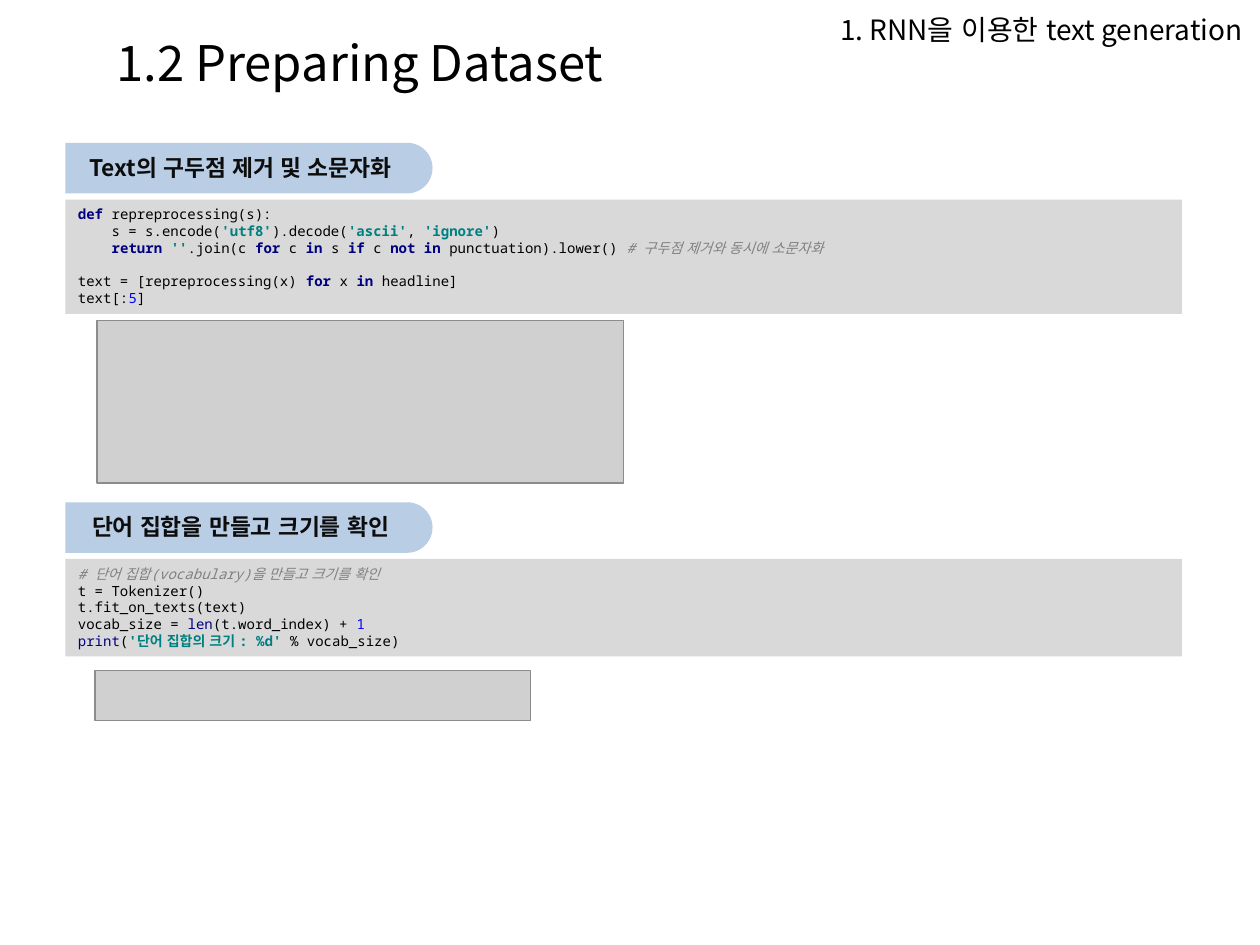
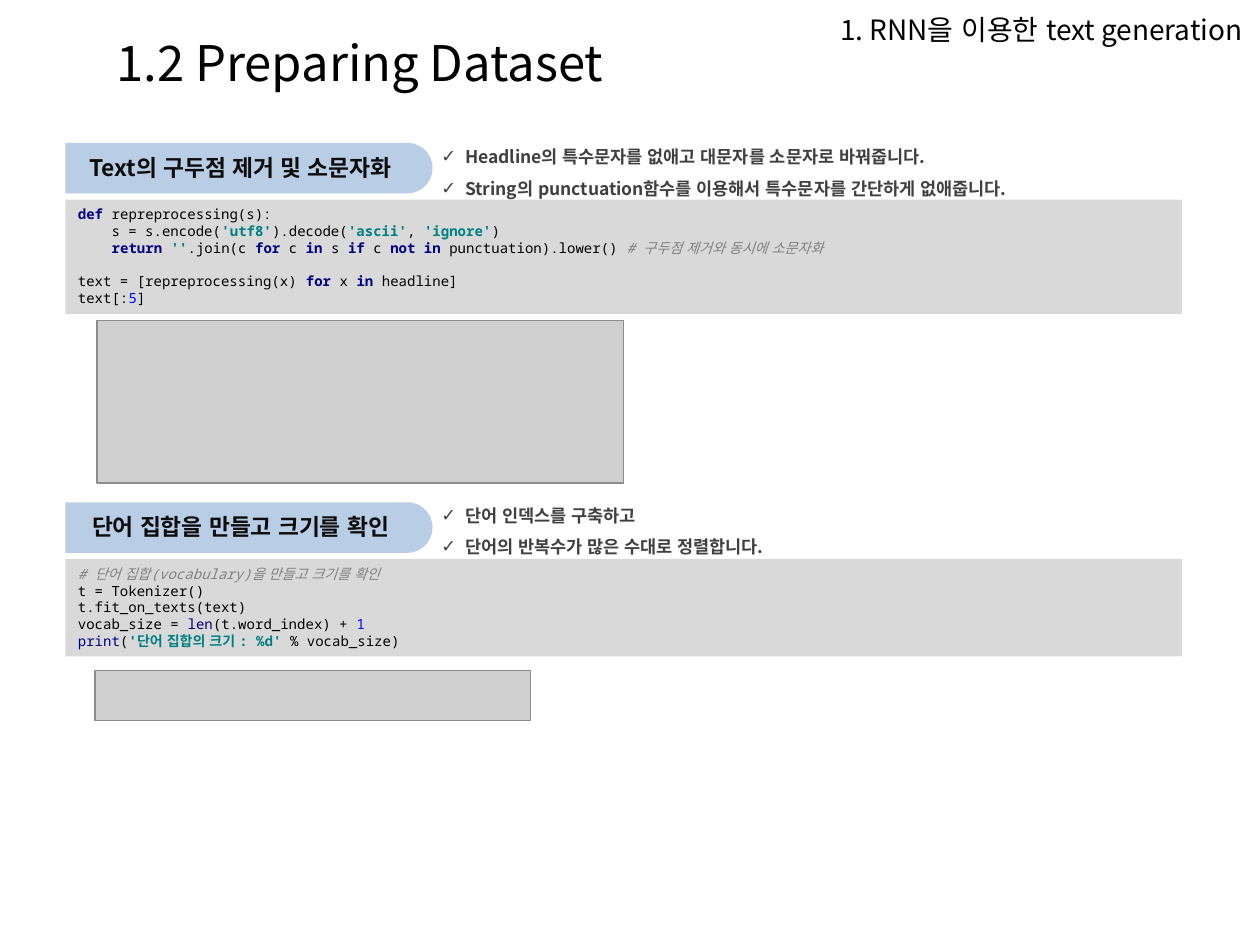
Before and after one commit to Heechul90/Tensorflow_RNN, a slide deck: slide 6 of text_generation/text_generation.pptx. Drawn at 1260x945 pixels with LibreOffice and Linux fonts; fonts in the diff are those of the drawing; grey boxes stand for pictures; background and template pictures are left out. Boxes give left, top, right and bottom in pixels: in the first picture for what was removed or moved away, otherwise in the second. Text is boxed around its words. In the diff, an @@ line names an element or a change of style, - is before the commit and + after.

```diff
--- a/text_generation/text_generation.pptx
+++ b/text_generation/text_generation.pptx
@@ text added at <box>465,148,1006,200</box>, 10 pt, text #404040, bold @@
+✓ Headline의 특수문자를 없애고 대문자를 소문자로 바꿔줍니다.
+✓ String의 punctuation함수를 이용해서 특수문자를 간단하게 없애줍니다.
@@ text added at <box>465,507,763,555</box>, 10 pt, text #404040, bold @@
+✓ 단어 인덱스를 구축하고
+✓ 단어의 반복수가 많은 수대로 정렬합니다.
```
Also in this commit, not shown: 8 other slides changed, 2 slides added, 6 slides removed, 1 other file.
